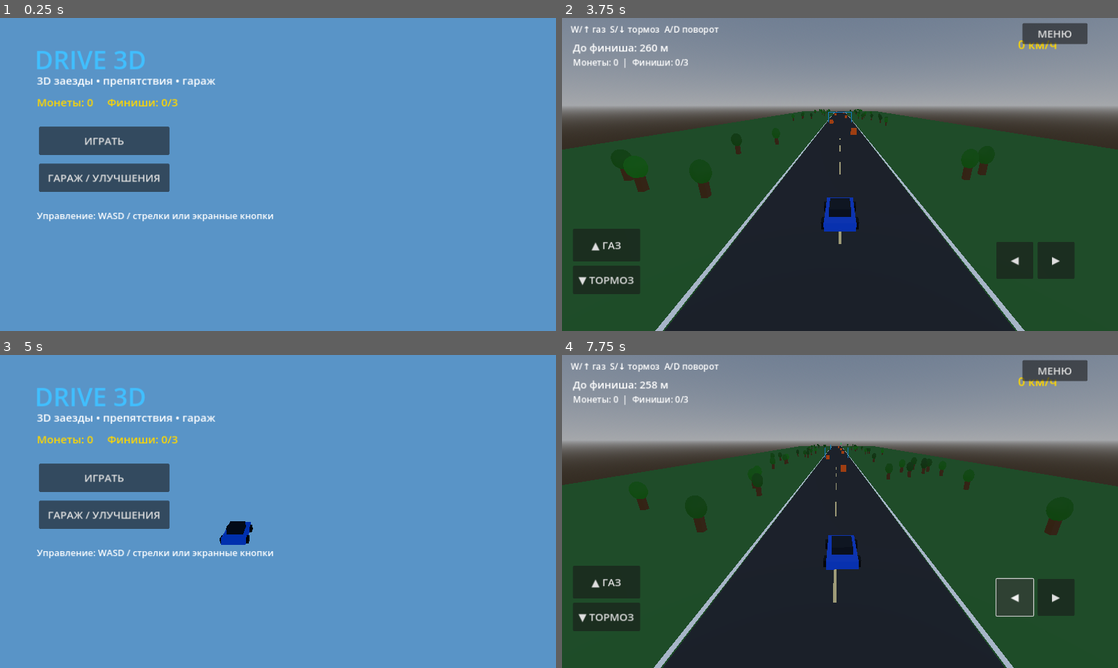
Above: before the commit, frames 1-4 (two rows, left to right).
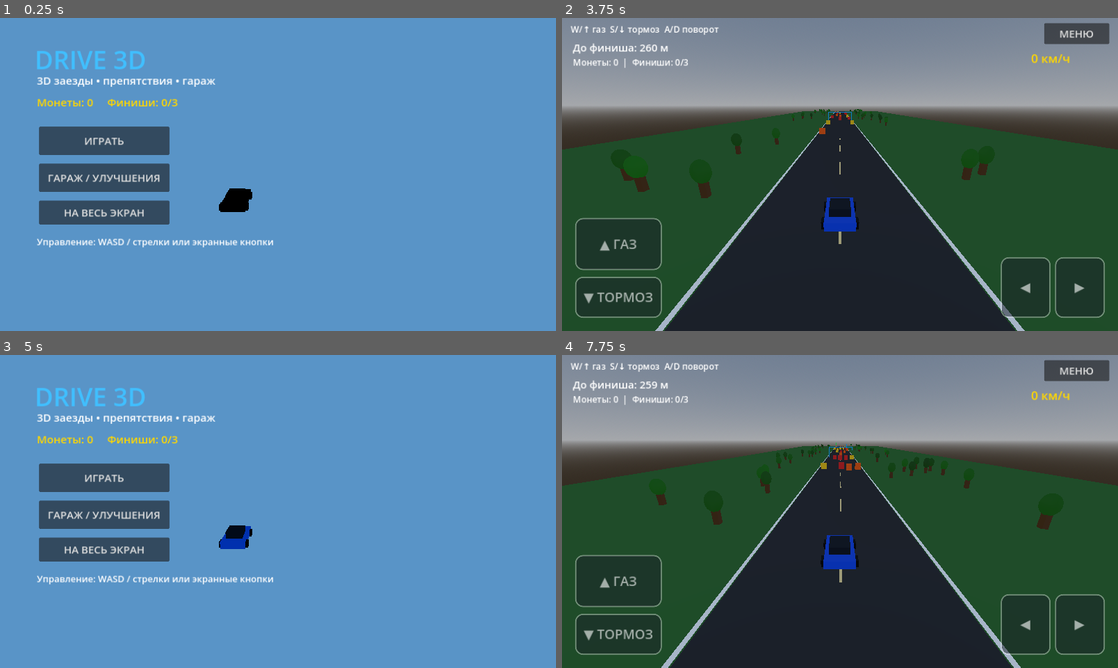
Above: after the commit, the same moments.

Repository: evolodenok-alt/drive-real-3d
Game: Godot game, scene res://Main.tscn
The game is run twice, just before and just after one commit, with the same random seed, the same clock (stepped at 60 frames per second) and the same inputs.
Inputs (mouse positions are in pixels of both pictures, inside the frame that each line leads up to):
- Up to frame 1 (0.25 s): no input
- Up to frame 2 (3.75 s): click "ГАРАЖ / УЛУЧШЕНИЯ" at 0.5 s; click "УЛУЧШИТЬ" at 1.25 s; click "НАЗАД" at 2 s; click (667, 212) at 2.75 s, where only the run after the commit has a clickable "НА ВЕСЬ ЭКРАН"; click "ИГРАТЬ" at 3.5 s
- Up to frame 3 (5 s): click "МЕНЮ" at 4.25 s
- Up to frame 4 (7.75 s): click "ИГРАТЬ" at 5 s; click (606, 583) at 5.75 s, where only the run before the commit has a clickable "▲ ГАЗ"; click (606, 617) at 6.5 s, where only the run before the commit has a clickable "▼ ТОРМОЗ"; click (1012, 596) at 7.25 s, where only the run before the commit has a clickable "◀"

The runs differ from the first frame. In frame 1, 2.9% of the frame differs, in the area x 6-50%, y 54-74%; in frame 2, 3.4%; in frame 3, 2.8%; in frame 4, 6.8%, in the area x 0-100%, y 1-100%.

Commit message:
Update main.gd

Diff:
--- a/main.gd
+++ b/main.gd
@@ -2,6 +2,13 @@
 
 const ROAD_LENGTH := 260.0
 const UPGRADE_NAMES := ["Мотор", "Подвеска", "Колёса", "Скорость", "Тормоза"]
+
+# Полосы для препятствий (по X) и настройки их генерации
+const LANES := [-4.8, -2.4, 0.0, 2.4, 4.8]
+const FIRST_ROW_Z := 45.0      # где начинается первый ряд препятствий
+const ROW_GAP_MIN := 20.0      # мин. расстояние между рядами (м)
+const ROW_GAP_MAX := 30.0      # макс. расстояние между рядами (м)
+const OBSTACLE_CHANCE := 0.55  # шанс препятствия на каждой "занятой" полосе (0..1)
 
 var coins := 0
 var finishes := 0
@@ -15,9 +22,11 @@
 var speed := 0.0
 var distance := 0.0
 var damage := 0.0
-var held := {}
-var tap_action := ""
-var tap_left := 0.0
+var held := {}            # клавиатура
+var touches := {}         # палец (index) -> действие ("gas", "brake", "left", "right")
+var touch_zones := {}     # действие -> Rect2 (область кнопки на экране)
+var touch_pads := {}      # действие -> Panel (для подсветки)
+var last_result := {}
 var road_obstacles: Array[Node3D] = []
 var status_label: Label
 var speed_label: Label
@@ -25,8 +34,43 @@
 var upgrade_detail: Label
 
 func _ready() -> void:
+    randomize()
+    _setup_screen()
     _build_camera()
+    get_viewport().size_changed.connect(_on_viewport_resized)
+    _update_camera_aspect()
     show_menu()
+
+func _setup_screen() -> void:
+    # Игра растягивается на весь экран (без чёрных полос)
+    var window := get_window()
+    window.content_scale_size = Vector2i(1280, 720)
+    window.content_scale_mode = Window.CONTENT_SCALE_MODE_CANVAS_ITEMS
+    window.content_scale_aspect = Window.CONTENT_SCALE_ASPECT_EXPAND
+    if OS.has_feature("android") or OS.has_feature("ios"):
+        DisplayServer.screen_set_orientation(DisplayServer.SCREEN_SENSOR_LANDSCAPE)
+
+func _vp() -> Vector2:
+    return get_viewport().get_visible_rect().size
+
+func _update_camera_aspect() -> void:
+    var vp := _vp()
+    if vp.x < vp.y:
+        camera_3d.keep_aspect = Camera3D.KEEP_WIDTH
+    else:
+        camera_3d.keep_aspect = Camera3D.KEEP_HEIGHT
+
+func _on_viewport_resized() -> void:
+    _update_camera_aspect()
+    match mode:
+        "menu":
+            show_menu()
+        "upgrades":
+            show_upgrades()
+        "playing":
+            _build_hud()
+        "result":
+            _show_result()
 
 func _build_camera() -> void:
     camera_3d = Camera3D.new()
@@ -54,17 +98,59 @@
                 KEY_A, KEY_LEFT: held.erase("left")
                 KEY_D, KEY_RIGHT: held.erase("right")
 
+# Сенсорное управление: кнопки можно ЗАЖИМАТЬ, можно жать несколько сразу
+func _input(event: InputEvent) -> void:
+    if mode != "playing":
+        return
+    if event is InputEventScreenTouch:
+        var t := event as InputEventScreenTouch
+        if t.pressed:
+            _touch_set(t.index, t.position)
+        else:
+            touches.erase(t.index)
+    elif event is InputEventScreenDrag:
+        var d := event as InputEventScreenDrag
+        _touch_set(d.index, d.position)
+    elif event is InputEventMouseButton:
+        var mb := event as InputEventMouseButton
+        if mb.button_index == MOUSE_BUTTON_LEFT:
+            if mb.pressed:
+                _touch_set(-1, mb.position)
+            else:
+                touches.erase(-1)
+    elif event is InputEventMouseMotion:
+        var mm := event as InputEventMouseMotion
+        if (mm.button_mask & MOUSE_BUTTON_MASK_LEFT) != 0:
+            _touch_set(-1, mm.position)
+
+func _touch_set(index: int, pos: Vector2) -> void:
+    var action := _zone_at(pos)
+    if action == "":
+        touches.erase(index)
+    else:
+        touches[index] = action
+
+func _zone_at(pos: Vector2) -> String:
+    for action in touch_zones:
+        var rect: Rect2 = touch_zones[action]
+        if rect.grow(8.0).has_point(pos):
+            return action
+    return ""
+
 func _process(delta: float) -> void:
     if mode != "playing" or not is_instance_valid(car):
         return
-    if tap_left > 0.0:
-        tap_left -= delta
-        if tap_left <= 0.0:
-            tap_action = ""
-    var gas := held.has("gas") or tap_action == "gas"
-    var brake := held.has("brake") or tap_action == "brake"
-    var left := held.has("left") or tap_action == "left"
-    var right := held.has("right") or tap_action == "right"
+    var active := touches.values()
+    var gas := held.has("gas") or active.has("gas")
+    var brake := held.has("brake") or active.has("brake")
+    var left := held.has("left") or active.has("left")
+    var right := held.has("right") or active.has("right")
+
+    for action in touch_pads:
+        var pad: Control = touch_pads[action]
+        if is_instance_valid(pad):
+            var pressed: bool = held.has(action) or active.has(action)
+            pad.modulate.a = 1.0 if pressed else 0.6
 
     var motor_bonus: float = float(levels["Мотор"] - 1) * 2.2
     var max_speed: float = 29.0 + float(levels["Скорость"] - 1) * 4.0 + motor_bonus
@@ -79,12 +165,16 @@
         speed -= 4.0 * delta
     speed = clampf(speed, 0.0, max_speed)
 
+    # Камера смотрит в сторону +Z, поэтому "вправо" на экране = минус X
+    var steer := 0.0
+    if left:
+        steer += 1.0
+    if right:
+        steer -= 1.0
     var turn_strength := 1.7 + float(levels["Колёса"] - 1) * 0.22
-    if left:
-        car.position.x -= turn_strength * (0.3 + speed / max_speed) * delta * 4.0
-    if right:
-        car.position.x += turn_strength * (0.3 + speed / max_speed) * delta * 4.0
+    car.position.x += steer * turn_strength * (0.3 + speed / max_speed) * delta * 4.0
     car.position.x = clampf(car.position.x, -10.0, 10.0)
+    car.rotation.y = lerpf(car.rotation.y, steer * 0.22, minf(1.0, delta * 8.0))
     car.position.z += speed * delta
     distance = car.position.z
 
@@ -117,6 +207,7 @@
         ui.queue_free()
     ui = Control.new()
     ui.set_anchors_and_offsets_preset(Control.PRESET_FULL_RECT)
+    ui.mouse_filter = Control.MOUSE_FILTER_IGNORE
     add_child(ui)
 
 func _clear_world() -> void:
@@ -134,6 +225,18 @@
     label.add_theme_font_size_override("font_size", size)
     label.add_theme_color_override("font_color", color_value)
     parent.add_child(label)
+    return label
+
+# Подпись по центру экрана
+func _label_c(text: String, y: float, size: int = 28, color_value: Color = Color.WHITE) -> Label:
+    var label := Label.new()
+    label.text = text
+    label.position = Vector2(0, y)
+    label.size = Vector2(_vp().x, size + 20)
+    label.horizontal_alignment = HORIZONTAL_ALIGNMENT_CENTER
+    label.add_theme_font_size_override("font_size", size)
+    label.add_theme_color_override("font_color", color_value)
+    ui.add_child(label)
     return label
 
 func _button(parent: Control, text: String, pos: Vector2, size: Vector2, callback: Callable) -> Button:
@@ -146,17 +249,28 @@
     parent.add_child(button)
     return button
 
+func _toggle_fullscreen() -> void:
+    var m := DisplayServer.window_get_mode()
+    if m == DisplayServer.WINDOW_MODE_FULLSCREEN or m == DisplayServer.WINDOW_MODE_EXCLUSIVE_FULLSCREEN:
+        DisplayServer.window_set_mode(DisplayServer.WINDOW_MODE_WINDOWED)
+    else:
+        DisplayServer.window_set_mode(DisplayServer.WINDOW_MODE_FULLSCREEN)
+
 func show_menu() -> void:
     mode = "menu"
     held.clear()
+    touches.clear()
     _clear_world()
     _clear_ui()
+    camera_3d.position = Vector3(0, 7, -12)
+    camera_3d.look_at(Vector3(0, 1, 8), Vector3.UP)
     _label(ui, "DRIVE 3D", Vector2(80, 55), 58, Color(0.25, 0.75, 1.0))
     _label(ui, "3D заезды • препятствия • гараж", Vector2(85, 125), 25)
     _label(ui, "Монеты: %d     Финиши: %d/3" % [coins, finishes % 3], Vector2(85, 175), 25, Color.GOLD)
     _button(ui, "ИГРАТЬ", Vector2(90, 250), Vector2(300, 65), start_run)
     _button(ui, "ГАРАЖ / УЛУЧШЕНИЯ", Vector2(90, 335), Vector2(300, 65), show_upgrades)
-    _label(ui, "Управление: WASD / стрелки или экранные кнопки", Vector2(85, 440), 21)
+    _button(ui, "НА ВЕСЬ ЭКРАН", Vector2(90, 420), Vector2(300, 55), _toggle_fullscreen)
+    _label(ui, "Управление: WASD / стрелки или экранные кнопки", Vector2(85, 500), 21)
     # 3D car preview
     var preview := Node3D.new()
     preview.position = Vector3(3.5, 0.0, 4.0)
@@ -166,19 +280,20 @@
 func show_upgrades() -> void:
     mode = "upgrades"
     held.clear()
+    touches.clear()
     _clear_ui()
     _label(ui, "ГАРАЖ — УЛУЧШЕНИЯ", Vector2(70, 35), 42, Color(0.25, 0.75, 1.0))
     _label(ui, "Монеты: %d" % coins, Vector2(75, 90), 27, Color.GOLD)
     for i in range(UPGRADE_NAMES.size()):
-        var name: String = UPGRADE_NAMES[i]
-        _button(ui, "%s  •  Ур. %d" % [name, levels[name]], Vector2(70, 145 + i * 65), Vector2(330, 52), func(): _select_upgrade(name))
+        var upgrade_name: String = UPGRADE_NAMES[i]
+        _button(ui, "%s  •  Ур. %d" % [upgrade_name, levels[upgrade_name]], Vector2(70, 145 + i * 65), Vector2(330, 52), func(): _select_upgrade(upgrade_name))
     upgrade_detail = _label(ui, "", Vector2(470, 190), 26, Color.GOLD)
     _button(ui, "УЛУЧШИТЬ", Vector2(470, 300), Vector2(270, 60), buy_upgrade)
     _button(ui, "НАЗАД", Vector2(70, 535), Vector2(220, 55), show_menu)
     _refresh_upgrade_detail()
 
-func _select_upgrade(name: String) -> void:
-    selected_upgrade = name
+func _select_upgrade(upgrade_name: String) -> void:
+    selected_upgrade = upgrade_name
     _refresh_upgrade_detail()
 
 func _upgrade_cost(level: int) -> int:
@@ -216,7 +331,7 @@
     distance = 0.0
     damage = 0.0
     held.clear()
-    tap_action = ""
+    touches.clear()
     _clear_world()
     _make_environment()
     car = Node3D.new()
@@ -225,20 +340,50 @@
     _make_car_mesh(car)
     camera_3d.position = Vector3(0, 7, -12)
     camera_3d.look_at(Vector3(0, 1, 8), Vector3.UP)
+    _build_hud()
+
+# Интерфейс заезда (подстраивается под размер экрана)
+func _build_hud() -> void:
+    var vp := _vp()
+    touches.clear()
+    touch_zones.clear()
+    touch_pads.clear()
     _clear_ui()
     _label(ui, "W/↑ газ  S/↓ тормоз  A/D поворот", Vector2(20, 12), 20)
     status_label = _label(ui, "До финиша: %d м" % int(ROAD_LENGTH), Vector2(25, 50), 24)
-    speed_label = _label(ui, "0 км/ч", Vector2(1050, 40), 28, Color.GOLD)
     coins_label = _label(ui, "Монеты: %d  |  Финиши: %d/3" % [coins, finishes % 3], Vector2(25, 88), 20)
-    _button(ui, "▲ ГАЗ", Vector2(25, 485), Vector2(155, 75), func(): _tap("gas"))
-    _button(ui, "▼ ТОРМОЗ", Vector2(25, 570), Vector2(155, 65), func(): _tap("brake"))
-    _button(ui, "◀", Vector2(1000, 515), Vector2(85, 85), func(): _tap("left"))
-    _button(ui, "▶", Vector2(1095, 515), Vector2(85, 85), func(): _tap("right"))
-    _button(ui, "МЕНЮ", Vector2(1060, 12), Vector2(150, 48), show_menu)
-
-func _tap(action: String) -> void:
-    tap_action = action
-    tap_left = 0.22
+    speed_label = _label(ui, "%d км/ч" % int(speed * 3.6), Vector2(vp.x - 200, 72), 28, Color.GOLD)
+    _button(ui, "МЕНЮ", Vector2(vp.x - 170, 12), Vector2(150, 48), show_menu)
+    # Левая сторона: газ и тормоз
+    _touch_pad("gas", "▲ ГАЗ", Rect2(30, vp.y - 260, 200, 120))
+    _touch_pad("brake", "▼ ТОРМОЗ", Rect2(30, vp.y - 125, 200, 95))
+    # Правая сторона: повороты
+    _touch_pad("left", "◀", Rect2(vp.x - 270, vp.y - 170, 115, 140))
+    _touch_pad("right", "▶", Rect2(vp.x - 145, vp.y - 170, 115, 140))
+
+func _touch_pad(action: String, text: String, rect: Rect2) -> void:
+    var pad := Panel.new()
+    pad.position = rect.position
+    pad.size = rect.size
+    pad.mouse_filter = Control.MOUSE_FILTER_IGNORE
+    var style := StyleBoxFlat.new()
+    style.bg_color = Color(0.1, 0.12, 0.16, 0.8)
+    style.set_corner_radius_all(18)
+    style.set_border_width_all(3)
+    style.border_color = Color(1, 1, 1, 0.6)
+    pad.add_theme_stylebox_override("panel", style)
+    ui.add_child(pad)
+    var label := Label.new()
+    label.text = text
+    label.mouse_filter = Control.MOUSE_FILTER_IGNORE
+    label.horizontal_alignment = HORIZONTAL_ALIGNMENT_CENTER
+    label.vertical_alignment = VERTICAL_ALIGNMENT_CENTER
+    label.add_theme_font_size_override("font_size", 30)
+    pad.add_child(label)
+    label.set_anchors_and_offsets_preset(Control.PRESET_FULL_RECT)
+    touch_zones[action] = rect
+    touch_pads[action] = pad
+    pad.modulate.a = 0.6
 
 func _make_environment() -> void:
     var env := WorldEnvironment.new()
@@ -265,16 +410,40 @@
             _box(world_root, Vector3(x, 0.8, z), Vector3(0.55, 1.6, 0.55), Color(0.32, 0.2, 0.1))
             var crown := _mesh_instance(world_root, Vector3(x, 2.2, z), Color(0.12, randf_range(0.28, 0.48), 0.1), "sphere")
             crown.scale = Vector3(1.5, 2.0, 1.5)
-    # Obstacles
-    for z in [42.0, 78.0, 115.0, 154.0, 193.0, 225.0]:
-        var obstacle := Node3D.new()
-        obstacle.position = Vector3([ -3.6, -1.8, 1.8, 3.6].pick_random(), 0.8, z)
-        world_root.add_child(obstacle)
-        _box(obstacle, Vector3.ZERO, Vector3(1.5, 1.6, 1.5), Color(0.95, 0.35, 0.08))
-        road_obstacles.append(obstacle)
+    # Препятствия — каждый заезд расставляются по-новому
+    _spawn_obstacles()
     _make_gate(85.0, Color(0.1, 0.7, 1.0))
     _make_gate(170.0, Color(0.1, 0.7, 1.0))
     _make_gate(ROAD_LENGTH - 7.0, Color(0.2, 1.0, 0.35))
+
+# Ряды препятствий. В каждом ряду есть хотя бы одна свободная полоса,
+# и она смещается не более чем на 2 полосы от предыдущей — проехать всегда
+# можно, но нужно постоянно маневрировать.
+func _spawn_obstacles() -> void:
+    var path_lane := randi_range(1, 3)
+    var z := FIRST_ROW_Z
+    while z < ROAD_LENGTH - 25.0:
+        path_lane = clampi(path_lane + randi_range(-2, 2), 0, LANES.size() - 1)
+        var placed := 0
+        for lane in range(LANES.size()):
+            if lane == path_lane:
+                continue
+            if randf() < OBSTACLE_CHANCE:
+                _spawn_obstacle(LANES[lane] + randf_range(-0.25, 0.25), z + randf_range(-2.0, 2.0))
+                placed += 1
+        if placed == 0:
+            var other := (path_lane + randi_range(1, LANES.size() - 1)) % LANES.size()
+            _spawn_obstacle(LANES[other], z)
+        z += randf_range(ROW_GAP_MIN, ROW_GAP_MAX)
+
+func _spawn_obstacle(x: float, z: float) -> void:
+    var palette := [Color(0.95, 0.35, 0.08), Color(0.85, 0.15, 0.15), Color(0.95, 0.75, 0.1)]
+    var c: Color = palette.pick_random()
+    var obstacle := Node3D.new()
+    obstacle.position = Vector3(x, 0.8, z)
+    world_root.add_child(obstacle)
+    _box(obstacle, Vector3.ZERO, Vector3(1.5, 1.6, 1.5), c)
+    road_obstacles.append(obstacle)
 
 func _make_gate(z: float, c: Color) -> void:
     var gate := Node3D.new()
@@ -323,22 +492,23 @@
 func finish_run(success: bool, reason: String) -> void:
     mode = "result"
     held.clear()
-    _clear_ui()
+    touches.clear()
+    var reward := 0
     if success:
         finishes += 1
-        var reward := 0
         if finishes % 3 == 0:
             reward = 5000
             coins += reward
-        _label(ui, "ФИНИШ!", Vector2(400, 120), 58, Color(0.2, 1.0, 0.35))
-        _label(ui, "Ты успешно добрался до финиша!", Vector2(340, 205), 28)
+    last_result = {"success": success, "reason": reason, "reward": reward}
+    _show_result()
+
+func _show_result() -> void:
+    var vp := _vp()
+    var cx := vp.x / 2.0
+    _clear_ui()
+    if last_result.get("success", false):
+        var reward: int = last_result.get("reward", 0)
+        _label_c("ФИНИШ!", 110, 58, Color(0.2, 1.0, 0.35))
+        _label_c("Ты успешно добрался до финиша!", 200, 28)
         if reward > 0:
-            _label(ui, "Награда за 3 финиша: +5000 монет!", Vector2(330, 260), 28, Color.GOLD)
-        else:
-            _label(ui, "Финиш %d/3 — до награды ещё %d" % [finishes % 3, 3 - finishes % 3], Vector2(330, 260), 25, Color.GOLD)
-    else:
-        _label(ui, "ЗАЕЗД ОКОНЧЕН", Vector2(350, 130), 48, Color(1, 0.2, 0.2))
-        _label(ui, reason, Vector2(300, 215), 27)
-    _label(ui, "Монеты: %d   |   Финиши: %d/3" % [coins, finishes % 3], Vector2(390, 325), 26, Color.GOLD)
-    _button(ui, "ЕЩЁ ЗАЕЗД", Vector2(390, 405), Vector2(230, 60), start_run)
-    _button(ui, "ГЛАВНОЕ МЕНЮ", Vector2(650, 405), Vector2(260, 60), show_menu)
+            _label_c
